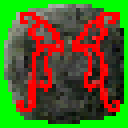
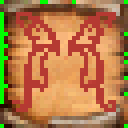
Comparing the layer stacks of the two (128, 128) images. Changes:
painted on "faeriesword.png" over 12, 12, 120, 112
showed "Spell-A BGND" over 0, 0, 128, 128
hid "Spell-B BGND" over 0, 0, 128, 128
